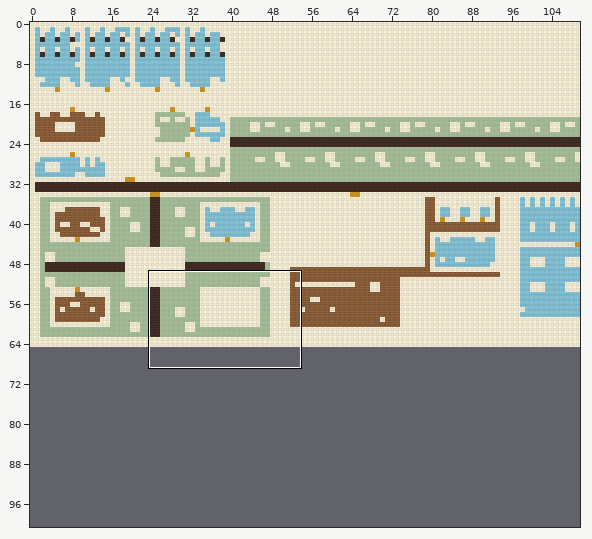
Two versions of a level (Tiled map (JSON), templates/companies/starter/office.tmj). The first picture is a wide view before the edit; the outline marks the close-up.
Close-up. Old version:
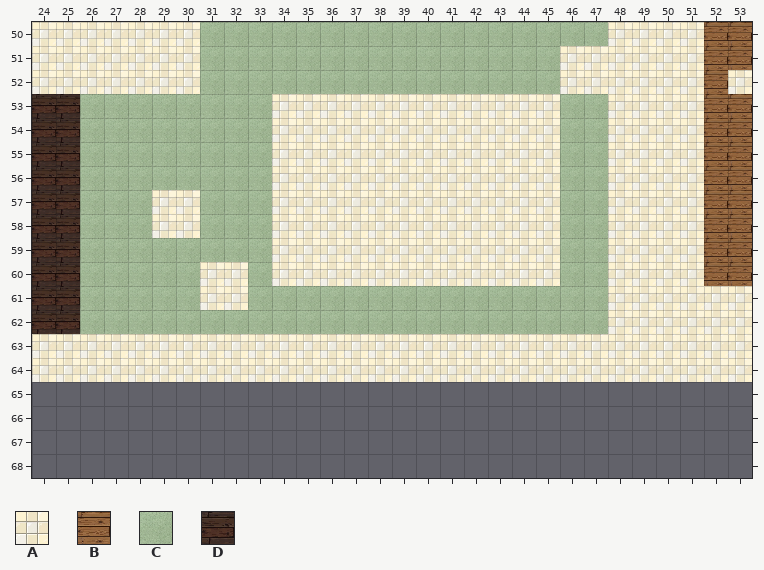
Cells are 32x32 px. Shown: x 24..53, y 50..68. The commit also changed other parts of the map, which this record leaves out. The old version is drawn lined up with the new one.
Key: from "office": A 0, B 3, C 4, D 6.
_ is an empty cell, # one hidden under a higher layer.
Layer "floor" before, first column x 24:
50 AAAAAAACCCCCCCCCCCCCCCCC####BB
51 AAAAA##CCCCCCCCCCCCCCC######BB
52 AAAAA##CCCCCCCCCCCCCCC######B#
53 DDCCCCCCCCAAAAAAAAAAAACC####BB
54 DDCCCCCCCCA###AA###AAACC####BB
55 DDCCCCCCCCA###AA###AAACC####BB
56 DDCCCCCCCCAAAAAAAAAAAACC####BB
57 DDCCC##CCCAAAAAAAAAAAACC####BB
58 DDCCC##CCCA#A#AAA##AAACC####BB
59 DDCCCCCCCCA#A#AAAAAAAACC####BB
60 DDCCCCC##CAAAAAAAAAAA#CC####BB
61 DDCCCCC##CCCCCCCCCCCCCCC######
62 DDCCCCCCCCCCCCCCCCCCCCCC######
63 ##############################
64 ##############################
65 ______________________________
66 ______________________________
67 ______________________________
68 ______________________________
Layer "collision" before, first column x 24:
50 ________________________AAAA__
51 _____AA_______________AAAAAA__
52 _____AA_______________AAAAAA_A
53 ________________________AAAA__
54 ___________AAA__AAA_____AAAA__
55 ___________AAA__AAA_____AAAA__
56 ________________________AAAA__
57 _____AA_________________AAAA__
58 _____AA____A_A___AA_____AAAA__
59 ___________A_A__________AAAA__
60 _______AA____________A__AAAA__
61 _______AA_______________AAAAAA
62 ________________________AAAAAA
63 AAAAAAAAAAAAAAAAAAAAAAAAAAAAAA
64 AAAAAAAAAAAAAAAAAAAAAAAAAAAAAA
65 ______________________________
66 ______________________________
67 ______________________________
68 ______________________________
And afterwards:
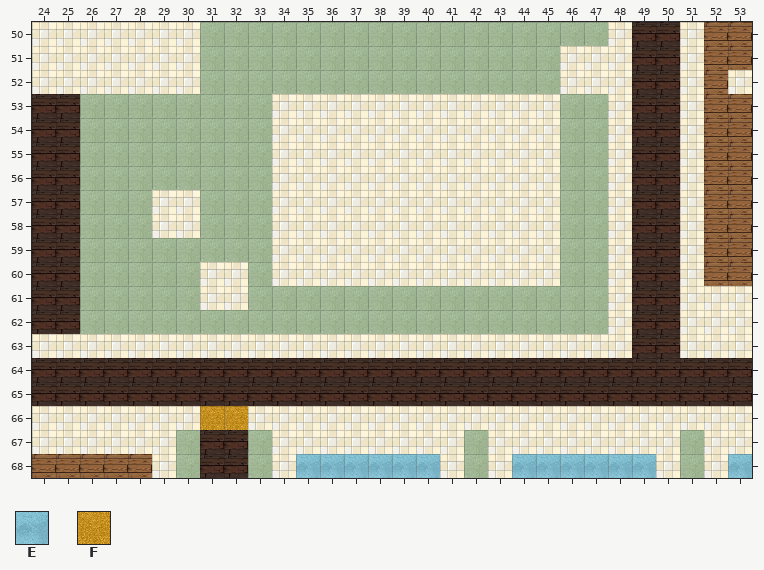
Further tiles: from "office": E 2, F 5.
Difference:
Changed rows in their new state; . is an unchanged cell.
map size 176x65 -> 208x101 cells
Layer "floor":
first column x 24:
50 .........................DD...
51 .........................DD...
52 .........................DD...
53 .........................DD...
54 .........................DD...
55 .........................DD...
56 .........................DD...
57 .........................DD...
58 .........................DD...
59 .........................DD...
60 .........................DD...
61 .........................DD...
62 .........................DD...
63 .........................DD...
64 DDDDDDDDDDDDDDDDDDDDDDDDDDDDDD
65 DDDDDDDDDDDDDDDDDDDDDDDDDDDDDD
66 .......FF.....................
67 ......CDDC........C........C..
68 BBBBB.CDDC.EEEEEE.C.EEEEEE.C.E
Layer "collision":
first column x 24:
50 .........................__...
51 .........................__...
52 .........................__...
53 .........................__...
54 .........................__...
55 .........................__...
56 .........................__...
57 .........................__...
58 .........................__...
59 .........................__...
60 .........................__...
61 .........................__...
62 .........................__...
63 .........................__...
64 ______________________________
66 AAAAAAA..AAAAAAAAAAAAAAAAAAAAA
67 AAAAAA....AAAAAAAA.AAAAAAAA.AA
68 .....A....A......A.A......A.A.
